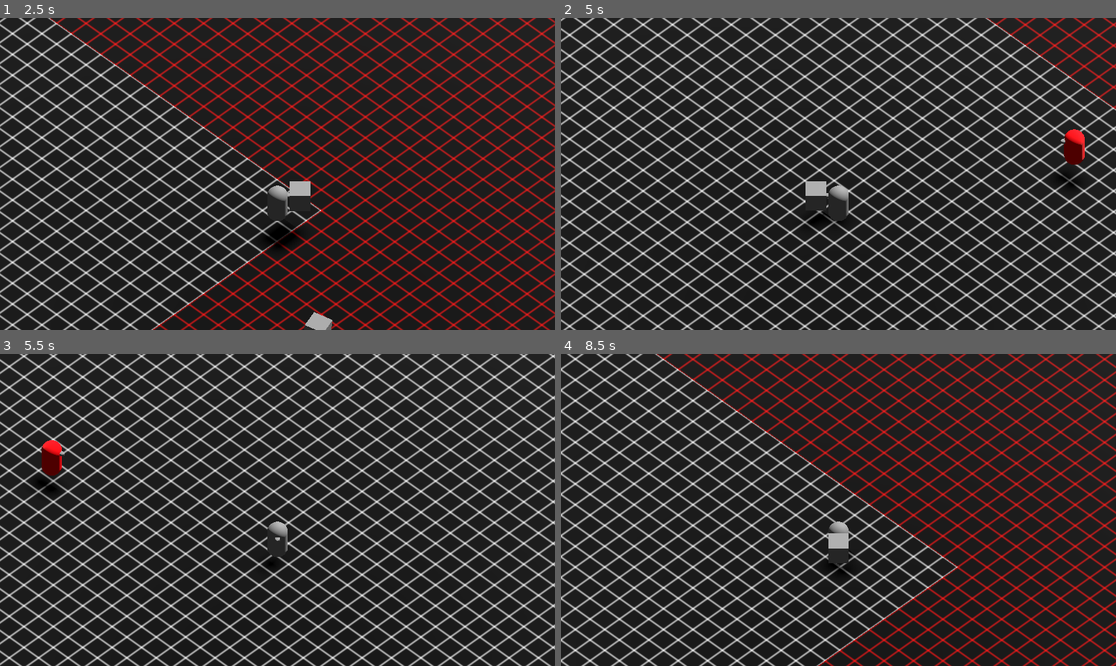
Above: before the commit, frames 1-4 (two rows, left to right).
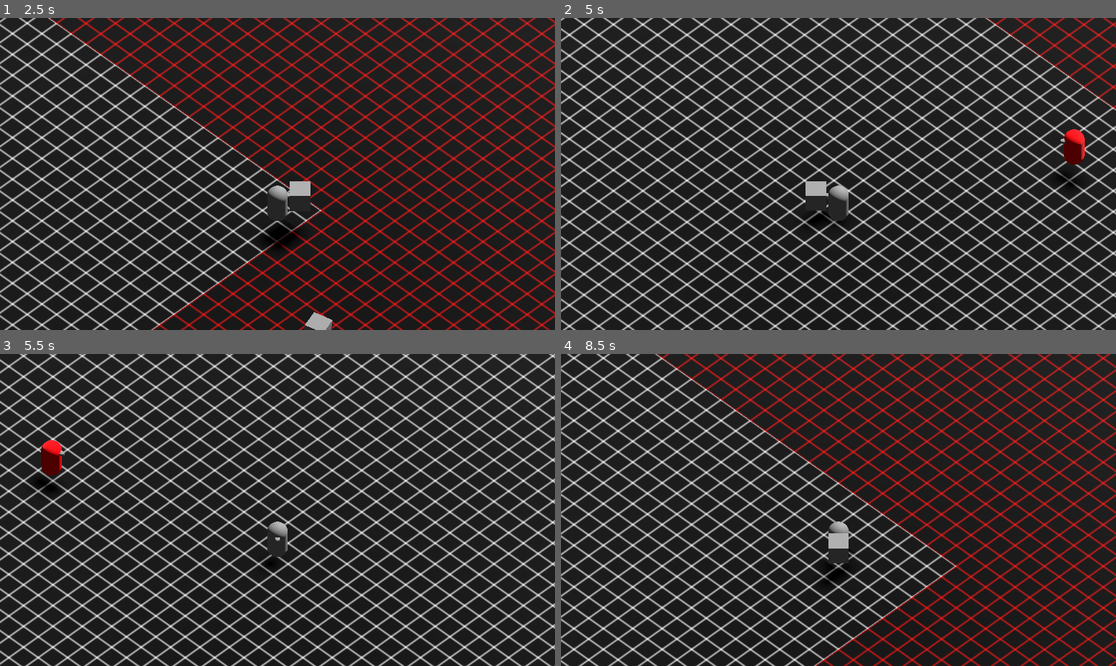
Above: after the commit, the same moments.

Repository: Sprotex/ludum-dare-53
Game: Godot game, scene res://blocks/main_level.tscn
Two runs of this game, one before a commit and one after it. Both use one fixed random seed, a clock stepped at 60 frames per second and the inputs below.
Inputs:
- Up to frame 1 (2.5 s): tap Enter at 0.5 s; hold D (move_right) 0.53-1.28 s; tap E (box_action) at 0.6, 1.55, 2.1 s; tap Space (jump) at 0.77, 0.8, 1.07, 1.35, 1.52, 1.82, 2.3 s; hold S (move_down) 1.28-2.03 s; hold D (move_right) from 2.03 s (still down)
- Up to frame 2 (5 s): release D (move_right) at 2.78 s; hold W (move_up) 2.78-3.53 s; tap E (box_action) at 2.85, 4.35 s; tap Space (jump) at 3.02, 3.32, 3.6, 3.77, 4.07, 4.52, 4.82 s; hold A (move_left) from 3.53 s (still down)
- Up to frame 3 (5.5 s): release A (move_left) at 5.03 s; hold S (move_down) from 5.03 s (still down); tap E (box_action) at 5.1 s; tap Space (jump) at 5.3 s
- Up to frame 4 (8.5 s): release S (move_down) at 5.78 s; hold D (move_right) 5.78-6.53 s; tap Space (jump) at 5.85, 6.02, 6.32, 6.77, 6.8, 7.07, 7.52, 7.82, 8.1 s; tap E (box_action) at 6.05, 6.6, 7.35 s; hold W (move_up) 6.53-7.28 s; hold D (move_right) 7.28-8.03 s; hold S (move_down) from 8.03 s (still down)

Frame 1 is identical in both runs. In frame 2, 8.8% of the frame differs, in the area x 0-100%, y 0-100%; in frame 3, 13%; in frame 4, 22%.

Commit message:
add box explosions
fix whitespace errors in godot for good

Diff:
--- a/blocks/box/Box.gd
+++ b/blocks/box/Box.gd
@@ -3,6 +3,8 @@
 class_name Box
 
 @export var mesh: MeshInstance3D
+@export var timer: Timer
+@export var explosion_sphere: Area3D
 
 var was_refrozen_since_instantiation = false
 
@@ -20,3 +22,26 @@
   if freeze:
     return
   was_refrozen_since_instantiation = true
+
+func _explode() -> void:
+  for body in explosion_sphere.get_overlapping_bodies():
+    if not body is RigidBody3D and not body is CharacterBody3D:
+      continue
+    if body == LevelReference.level.player:
+      continue
+    var direction = body.global_position - global_position
+    var direction_magnitude = direction.length()
+    var blast_power = 50.0
+    var inverse_distance = 1 / direction_magnitude
+    var impulse_magnitude = blast_power * inverse_distance * inverse_distance
+    var impulse = impulse_magnitude * direction.normalized()
+    if body is RigidBody3D:
+      body.apply_central_impulse(impulse)
+      continue
+    body.velocity += impulse
+  queue_free()
+
+func start_explosion_countdown() -> void:
+  timer.start()
+  await timer.timeout
+  _explode()
--- a/blocks/box/box.tscn
+++ b/blocks/box/box.tscn
@@ -6,12 +6,17 @@
 
 [sub_resource type="BoxShape3D" id="BoxShape3D_t60st"]
 
-[node name="Box" type="RigidBody3D" node_paths=PackedStringArray("mesh")]
+[sub_resource type="SphereShape3D" id="SphereShape3D_nr0v3"]
+radius = 5.83543
+
+[node name="Box" type="RigidBody3D" node_paths=PackedStringArray("mesh", "timer", "explosion_sphere")]
 collision_mask = 7
 freeze = true
 freeze_mode = 1
 script = ExtResource("1_cpfrd")
 mesh = NodePath("MeshInstance3D")
+timer = NodePath("Timer")
+explosion_sphere = NodePath("Area3D")
 
 [node name="MeshInstance3D" type="MeshInstance3D" parent="."]
 transform = Transform3D(1, 0, 0, 0, 1, 0, 0, 0, 1, 0, 0.5, 0)
@@ -21,4 +26,14 @@
 transform = Transform3D(1, 0, 0, 0, 1, 0, 0, 0, 1, 0, 0.5, 0)
 shape = SubResource("BoxShape3D_t60st")
 
+[node name="Timer" type="Timer" parent="."]
+wait_time = 3.0
+
+[node name="Area3D" type="Area3D" parent="."]
+collision_layer = 0
+collision_mask = 3
+
+[node name="CollisionShape3D" type="CollisionShape3D" parent="Area3D"]
+shape = SubResource("SphereShape3D_nr0v3")
+
 [connection signal="sleeping_state_changed" from="." to="." method="_on_sleeping_state_changed"]
--- a/blocks/character/Walking.gd
+++ b/blocks/character/Walking.gd
@@ -15,48 +15,48 @@
 
 
 func _handle_two_way_collision_coupling() -> void:
-	for collision_index in body.get_slide_collision_count():
-		var collision = body.get_slide_collision(collision_index)
-		if not collision:
-			continue
-		var collider = collision.get_collider()
-		if not collider or not collider is RigidBody3D:
-			continue
-		var normal = collision.get_normal()
-		var dot_product = normal.dot(Vector3.DOWN)
-		if dot_product < -0.7:
-			continue
-		var position = collision.get_position()
-		var local_position = body.global_position - position
-		collider.apply_impulse(-normal * inertia, local_position)
-		collider.apply_central_impulse(-normal * inertia * 0.5)
-		if collider is Box:
-			on_collided_with_box.emit(collider)
+  for collision_index in body.get_slide_collision_count():
+    var collision = body.get_slide_collision(collision_index)
+    if not collision:
+      continue
+    var collider = collision.get_collider()
+    if not collider or not collider is RigidBody3D:
+      continue
+    var normal = collision.get_normal()
+    var dot_product = normal.dot(Vector3.DOWN)
+    if dot_product < -0.7:
+      continue
+    var position = collision.get_position()
+    var local_position = body.global_position - position
+    collider.apply_impulse(-normal * inertia, local_position)
+    collider.apply_central_impulse(-normal * inertia * 0.5)
+    if collider is Box:
+      on_collided_with_box.emit(collider)
 
 
 func _handle_gravity(delta: float) -> void:
-	if not body.is_on_floor():
-		body.velocity.y -= gravity * delta
+  if not body.is_on_floor():
+    body.velocity.y -= gravity * delta
 
 func _handle_jump(_delta: float) -> void:
-	if Input.is_action_just_pressed("jump") and body.is_on_floor():
-		body.velocity.y = jump_velocity
+  if Input.is_action_just_pressed("jump") and body.is_on_floor():
+    body.velocity.y = jump_velocity
 
 
 func _handle_walk(delta: float) -> void:
-	var direction = move_input.direction
-	if direction:
-		var target_xz_velocity = Vector3(direction.x, 0.0, direction.z).normalized() * speed
-		body.velocity.x = move_toward(body.velocity.x, target_xz_velocity.x, acceleration * delta)
-		body.velocity.z = move_toward(body.velocity.z, target_xz_velocity.z, acceleration * delta)
-	else:
-		body.velocity.x = move_toward(body.velocity.x, 0, acceleration * delta)
-		body.velocity.z = move_toward(body.velocity.z, 0, acceleration * delta)
+  var direction = move_input.direction
+  if direction:
+    var target_xz_velocity = Vector3(direction.x, 0.0, direction.z).normalized() * speed
+    body.velocity.x = move_toward(body.velocity.x, target_xz_velocity.x, acceleration * delta)
+    body.velocity.z = move_toward(body.velocity.z, target_xz_velocity.z, acceleration * delta)
+  else:
+    body.velocity.x = move_toward(body.velocity.x, 0, acceleration * delta)
+    body.velocity.z = move_toward(body.velocity.z, 0, acceleration * delta)
 
 
 func _physics_process(delta: float) -> void:
-	_handle_gravity(delta)
-	_handle_jump(delta)
-	_handle_walk(delta)
-	body.move_and_slide()
-	_handle_two_way_collision_coupling()
+  _handle_gravity(delta)
+  _handle_jump(delta)
+  _handle_walk(delta)
+  body.move_and_slide()
+  _handle_two_way_collision_coupling()
--- a/blocks/character/player/BoxCreator.gd
+++ b/blocks/character/player/BoxCreator.gd
@@ -8,20 +8,20 @@
 @export var ray_cast: RayCast3D
 
 func create() -> void:
-	var box = box_scene_holder.create_instance()
-	var tween = get_tree().create_tween()
-	tween.bind_node.call_deferred(box)
-	tween.set_ease(Tween.EASE_OUT)
-	tween.set_trans(Tween.TRANS_ELASTIC)
-	tween.tween_method(box.change_visual_scale, Vector3.ZERO, Vector3.ONE, 0.5)
-	box_weilder.set_box(box)
+  var box = box_scene_holder.create_instance()
+  var tween = get_tree().create_tween()
+  tween.bind_node.call_deferred(box)
+  tween.set_ease(Tween.EASE_OUT)
+  tween.set_trans(Tween.TRANS_ELASTIC)
+  tween.tween_method(box.change_visual_scale, Vector3.ZERO, Vector3.ONE, 0.5)
+  box_weilder.set_box(box)
 
 
 func _process(delta: float) -> void:
-	if not Input.is_action_just_pressed("box_action"):
-		return
-	if box_weilder.has_box():
-		return
-	if ray_cast.is_colliding() and ray_cast.get_collider() is Box:
-		return
-	create()
+  if not Input.is_action_just_pressed("box_action"):
+    return
+  if box_weilder.has_box():
+    return
+  if ray_cast.is_colliding() and ray_cast.get_collider() is Box:
+    return
+  create()
--- a/blocks/character/player/BoxThrower.gd
+++ b/blocks/character/player/BoxThrower.gd
@@ -8,21 +8,23 @@
 @onready var randomizer = RandomNumberGenerator.new()
 
 func throw_box() -> void:
-	var box = box_weilder.get_and_reset_box()
-	box.freeze = false
-	var box_global_position = box.global_position
-	var box_global_rotation = box.global_rotation
-	box.get_parent().remove_child(box)
-	LevelReference.level.boxes.add_child(box)
-	box.remove_collision_exception_with(body)
-	box.global_position = box_global_position
-	box.global_rotation = box_global_rotation
-	box.linear_velocity += -box_weilder.global_transform.basis.z * throw_power
-	box.angular_velocity += Random.vector(randomizer) * throw_spin_power
+  var box = box_weilder.get_and_reset_box()
+  box.freeze = false
+  var box_global_position = box.global_position
+  var box_global_rotation = box.global_rotation
+  if not box.is_deliverable():
+    box.start_explosion_countdown()
+  box.get_parent().remove_child(box)
+  LevelReference.level.boxes.add_child(box)
+  box.remove_collision_exception_with(body)
+  box.global_position = box_global_position
+  box.global_rotation = box_global_rotation
+  box.linear_velocity += -box_weilder.global_transform.basis.z * throw_power
+  box.angular_velocity += Random.vector(randomizer) * throw_spin_power
 
 func _process(_delta: float) -> void:
-	if not Input.is_action_just_pressed("box_action"):
-		return
-	if not box_weilder.has_box():
-		return
-	throw_box.call_deferred()
+  if not Input.is_action_just_pressed("box_action"):
+    return
+  if not box_weilder.has_box():
+    return
+  throw_box.call_deferred()
Not shown: 1 places in blocks/box/box.tscn that only renumber resources
Not shown, changed: organization/ideas.md
